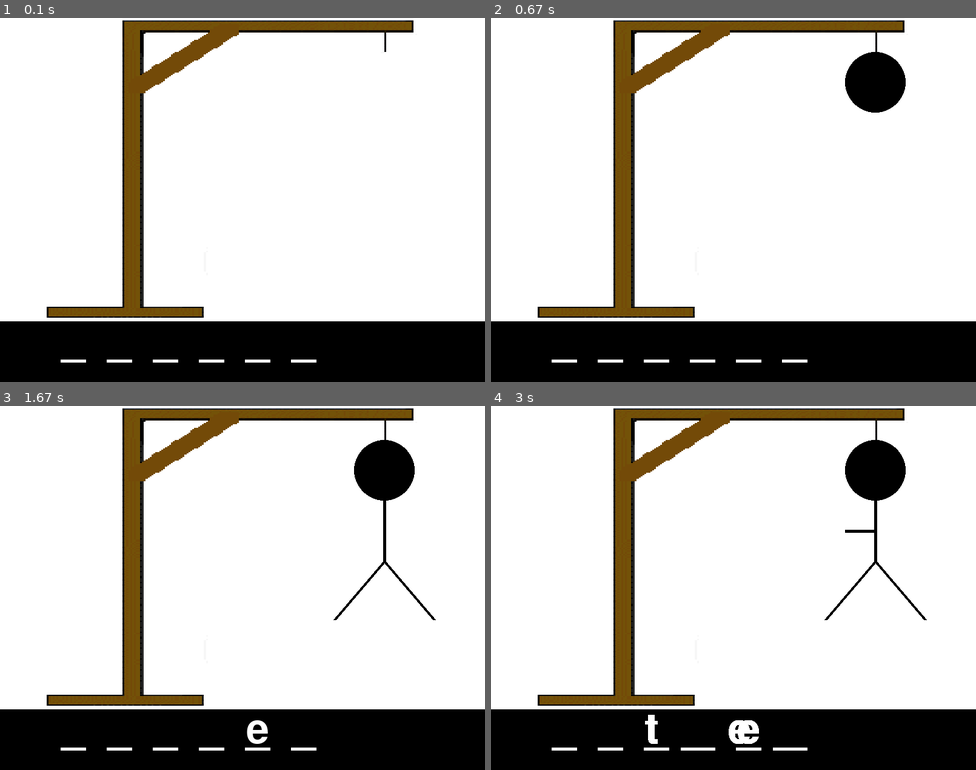
Above: before the commit, frames 1-4 (two rows, left to right).
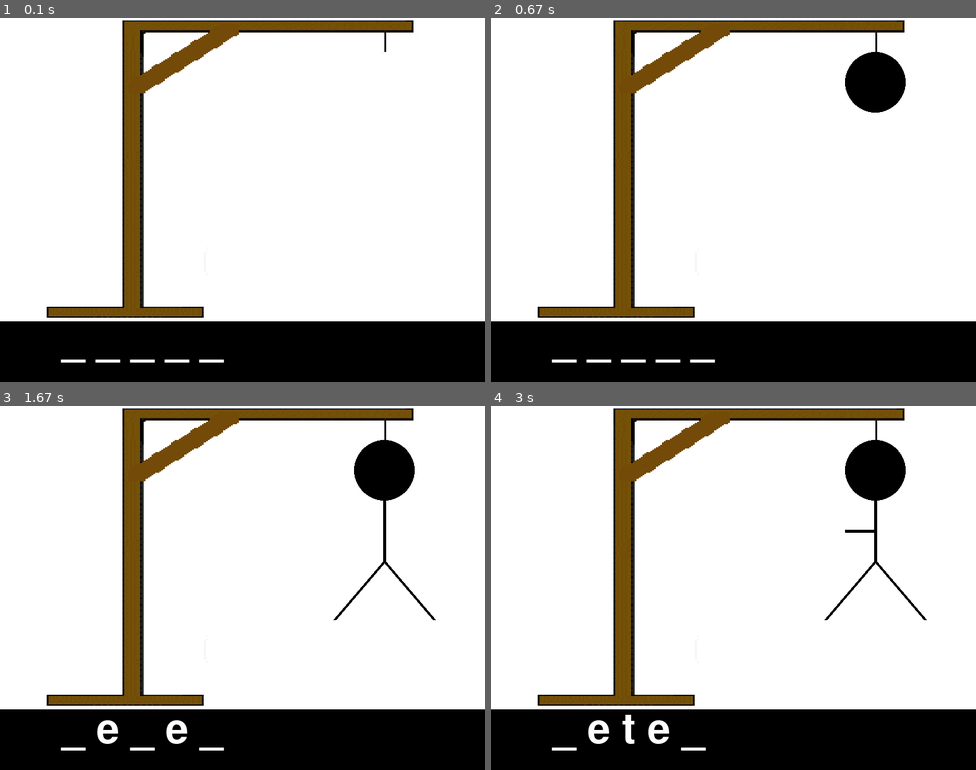
Above: after the commit, the same moments.

Repository: pdunbar1999/hangman
Game: pygame game, started from pygame_hangman.py
Two runs of this game, one before a commit and one after it. Both use one fixed random seed, a clock stepped at 60 frames per second and the inputs below.
Inputs:
- Up to frame 1 (0.1 s): no input
- Up to frame 2 (0.67 s): tap Y at 0.33 s
- Up to frame 3 (1.67 s): hold D 0.67-1.13 s; hold W 1.17-1.47 s; hold D from 1.5 s (still down); tap E at 1.65 s
- Up to frame 4 (3 s): release D at 1.97 s; hold A 2-2.53 s; tap T at 2.15 s

The runs differ from the first frame. In frame 1, 0.2% of the frame differs, in the area x 12-66%, y 93-95%; in frame 2, 0.2%; in frame 3, 0.8%; in frame 4, 1.0%, in the area x 12-66%, y 84-95%.

Commit message:
game working, need to add start menu

Diff:
--- a/pygame_hangman.py
+++ b/pygame_hangman.py
@@ -121,13 +121,16 @@
             del string_word[x]
             string_word.insert(x, guess)
             check += 1
+
     if check == 0: #if its 0, means the letter wasn't right
         add_body_parts() #adds a body part
 
 
+
 def display_word(): #displays the incompleted word at the bottom
+    gameDisplay.fill(black, [0,500, 800, 100])
     q = pygame.font.SysFont('none', 100) #specifes the font wanted and the font size
-    x = q.render('  '.join(string_word), True, white) #.join turns the string into a list with spaces inbetween it.
+    x = q.render(' '.join(string_word), True, white) #.join turns the string into a list with spaces inbetween it.
     gameDisplay.blit(x, (100,500)) #displays the word onto the screen
 
 
@@ -136,7 +139,7 @@
 
 gameExit = False
 
-word = 'mother' #TESTING PURPOSES ONLY
+word = 'peter' #TESTING PURPOSES ONLY
 string_word = []#reserving an empty list to put the word in
 
 for x in range(0,len(word)):
@@ -155,6 +158,8 @@
         if event.type == pygame.KEYDOWN:#checks if key is pressed down
             ask_for_letter()
 
+    display_word()
+    pygame.display.update() #updates the screen so we can see it
 
     if lives_remaining == 6:
         print("You lost")
@@ -162,6 +167,6 @@
         pygame.QUIT
         quit()
 
-
-    display_word()
-    pygame.display.update() #updates the screen so we can see it
+    if word == ''.join(string_word): #converts the list into a string, comparing it
+        print("Congrats, you got the word!")
+        break
